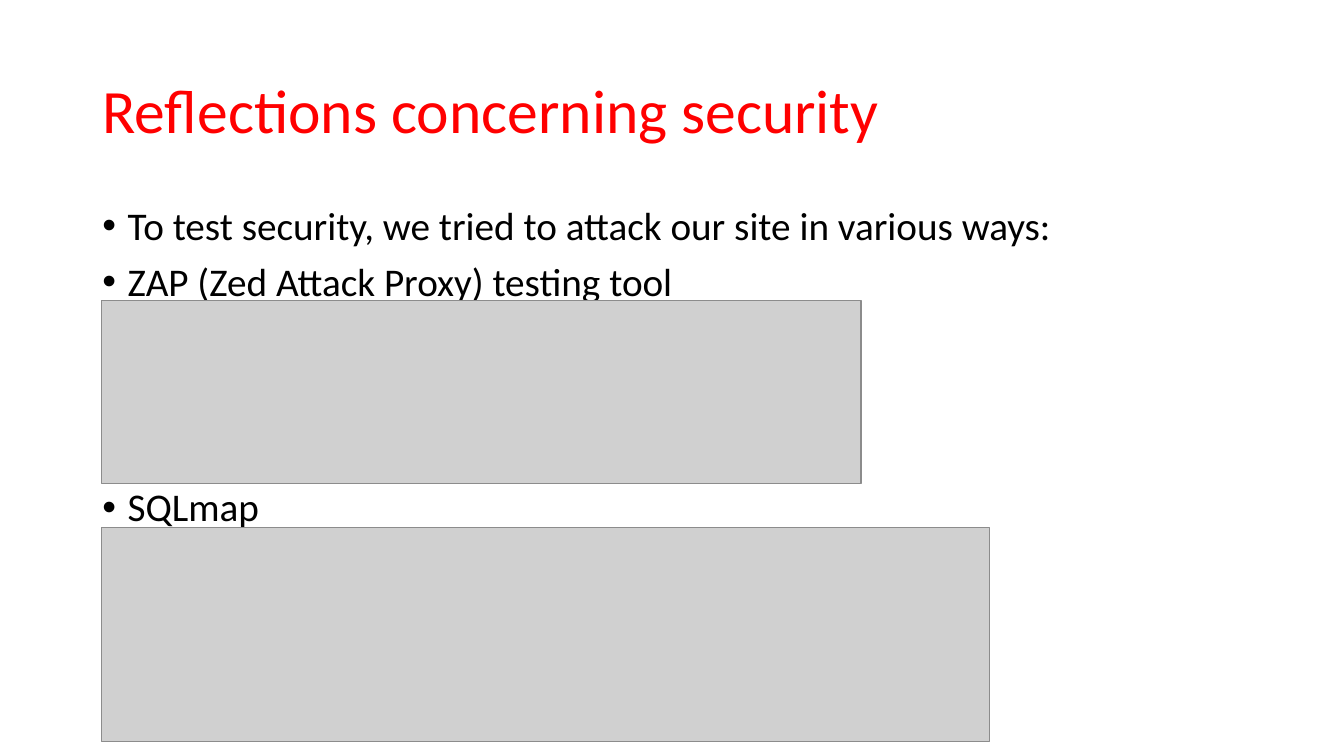
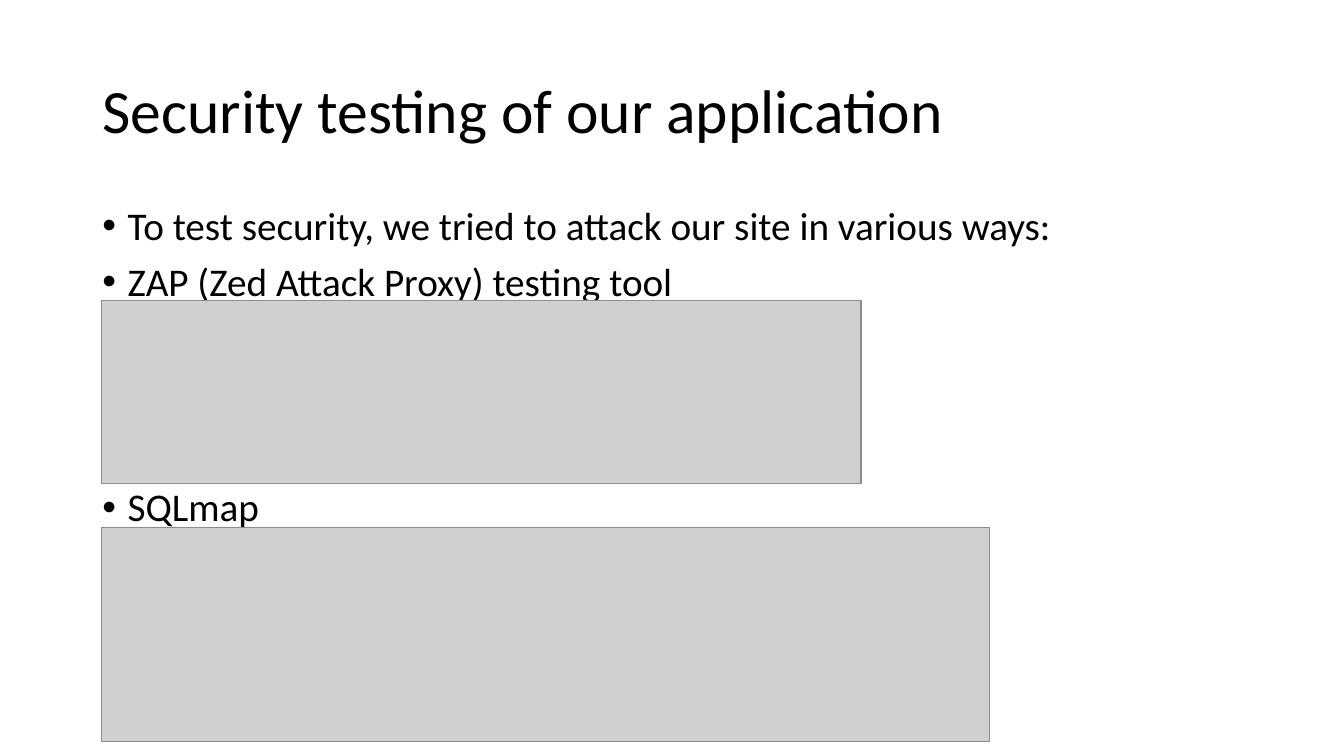
Before and after one commit to jkunnas58/dat250_netbank_fall_2020, a slide deck: slide 22 of Project_report_group_9.pptx. Drawn at 1344x756 pixels with LibreOffice and Linux fonts; fonts in the diff are those of the drawing; grey boxes stand for pictures. Boxes give left, top, right and bottom in pixels: in the first picture for what was removed or moved away, otherwise in the second. Text is boxed around its words. In the diff, an @@ line names an element or a change of style, - is before the commit and + after.

```diff
--- a/Project_report_group_9.pptx
+++ b/Project_report_group_9.pptx
@@ title at [102, 90, 942, 144]: text changed; text colour #FF0000 to #000000 @@
-Reflections concerning security
+Security testing of our application
```
Also in this commit, not shown: 12 other slides changed, 2 other files.
